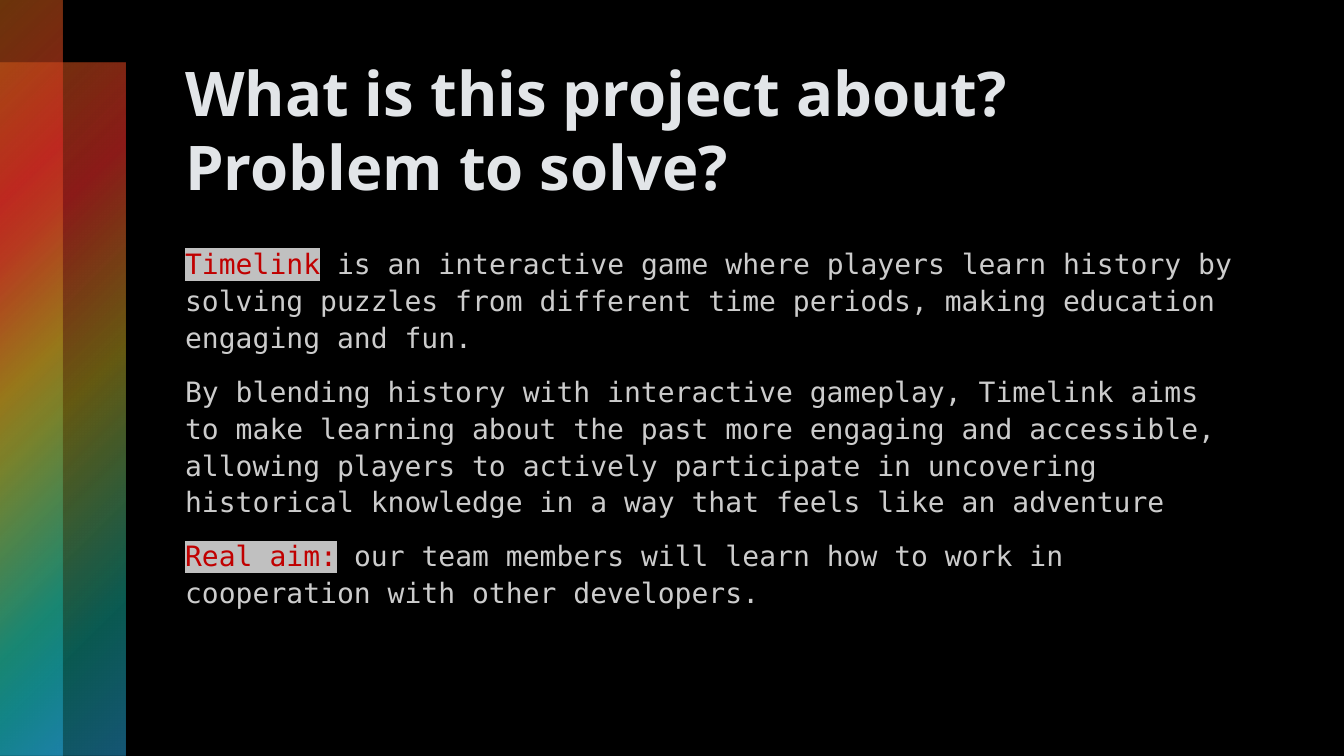
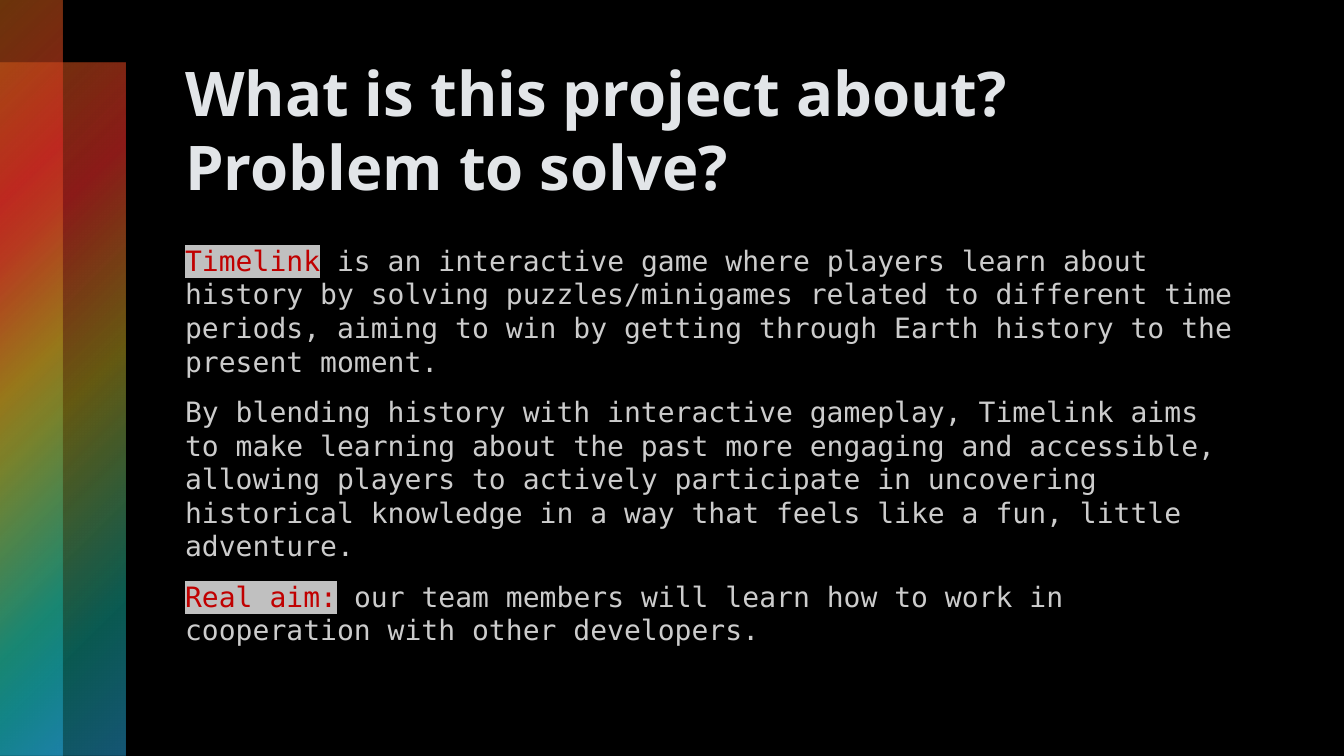
Before and after one commit to stabjana/team2, a slide deck: slide 4 of project_design/Project_presentation_v1.pptx. Drawn at 1344x756 pixels with LibreOffice and Linux fonts; fonts in the diff are those of the drawing. Boxes give left, top, right and bottom in pixels: in the first picture for what was removed or moved away, otherwise in the second. Text is boxed around its words. In the diff, an @@ line names an element or a change of style, - is before the commit and + after.

```diff
--- a/project_design/Project_presentation_v1.pptx
+++ b/project_design/Project_presentation_v1.pptx
@@ text at bbox=[185, 249, 1232, 557]: text changed @@
-Timelink is an interactive game where players learn history by solving puzzles from different time periods, making education engaging and fun.
-By blending history with interactive gameplay, Timelink aims to make learning about the past more engaging and accessible, allowing players to actively participate in uncovering historical knowledge in a way that feels like an adventure
+Timelink is an interactive game where players learn about history by solving puzzles/minigames related to different time periods, aiming to win by getting through Earth history to the present moment.
+By blending history with interactive gameplay, Timelink aims to make learning about the past more engaging and accessible, allowing players to actively participate in uncovering historical knowledge in a way that feels like a fun, little adventure.
@@ text at bbox=[185, 584, 1063, 646]: line spacing 1.1 to 1 @@
```
Also in this commit, not shown: 6 other slides changed, 3 other files.
